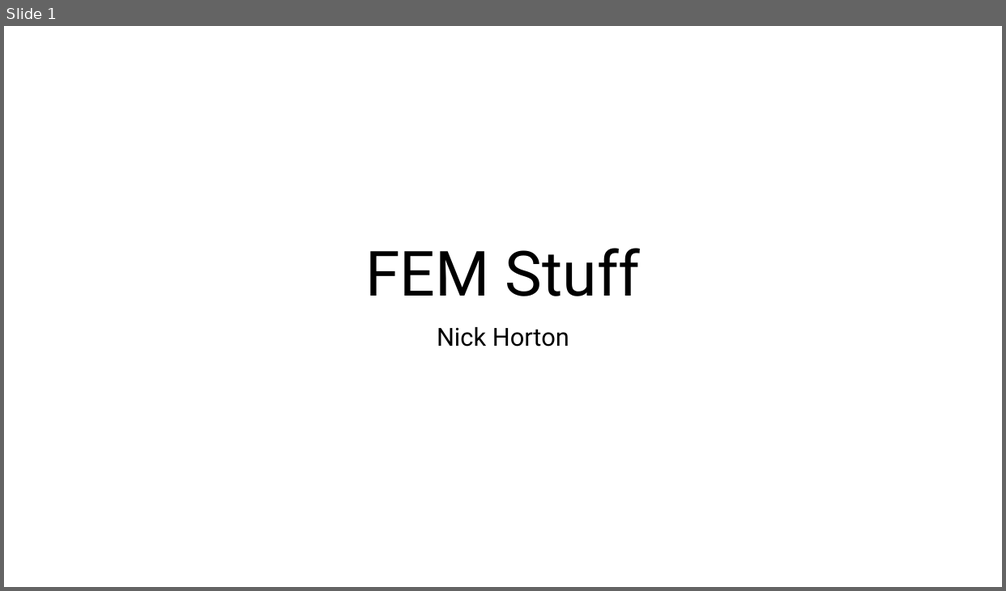
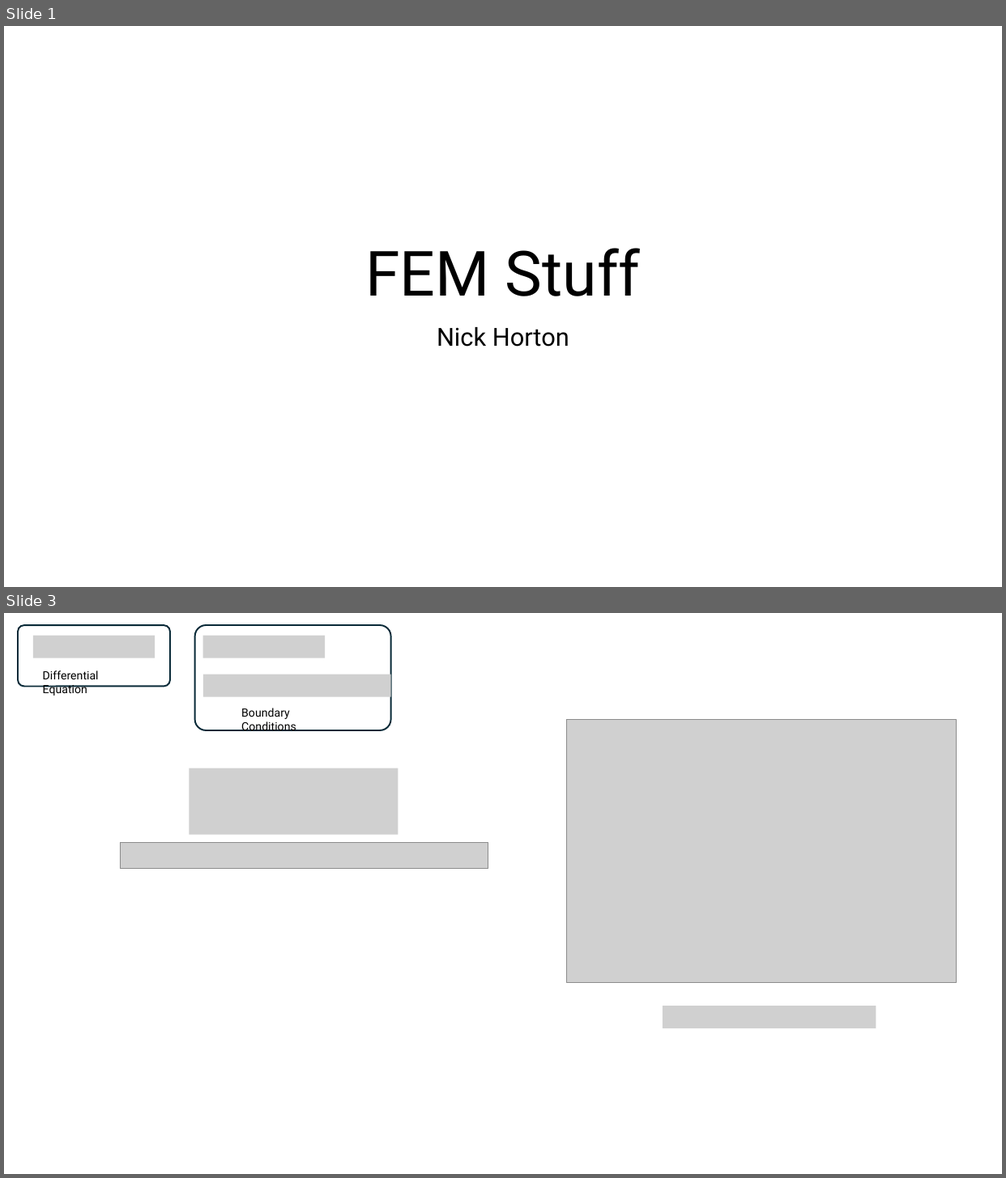
Before and after one commit to nickbhorton/fem, a slide deck: fem_stuff.pptx. Shown one above the other, each under a label of ours: slide 1 before the commit, slides 1 and 3 after it; the slides between them are not shown. The pictures are 1006x591 and 1006x1178 pixels, drawn with LibreOffice and Linux fonts; fonts in the diff are those of the drawing; grey boxes stand for pictures. Boxes give left, top, right and bottom in pixels: in the first picture for what was removed or moved away, otherwise in the second. Text is boxed around its words. In the diff, an @@ line names an element or a change of style, - is before the commit and + after.

```diff
--- a/fem_stuff.pptx
+++ b/fem_stuff.pptx
@@ slide 3 added at (x1=4, y1=613, x2=1002, y2=1174), background #FFFFFF @@
@@ rounded rectangle added at (x1=18, y1=625, x2=169, y2=687), fill #FFFFFF, outline #092A39 1.5 pt @@
@@ picture added at (x1=33, y1=636, x2=155, y2=658) @@
@@ rounded rectangle added at (x1=195, y1=625, x2=391, y2=730), fill #FFFFFF, outline #092A39 1.5 pt @@
@@ picture added at (x1=203, y1=636, x2=325, y2=658) @@
@@ text added at (x1=43, y1=671, x2=99, y2=696), 11 pt, text #000000 @@
+Differential Equation
@@ picture added at (x1=203, y1=675, x2=391, y2=697) @@
@@ text added at (x1=241, y1=708, x2=296, y2=731), 11 pt, text #000000 @@
+Boundary Conditions
@@ picture added at (x1=566, y1=719, x2=957, y2=983) @@
@@ picture added at (x1=189, y1=768, x2=398, y2=835) @@
@@ picture added at (x1=121, y1=843, x2=489, y2=868) @@
@@ picture added at (x1=663, y1=1006, x2=876, y2=1029) @@
```
Also in this commit, not shown: 3 other slides added.
